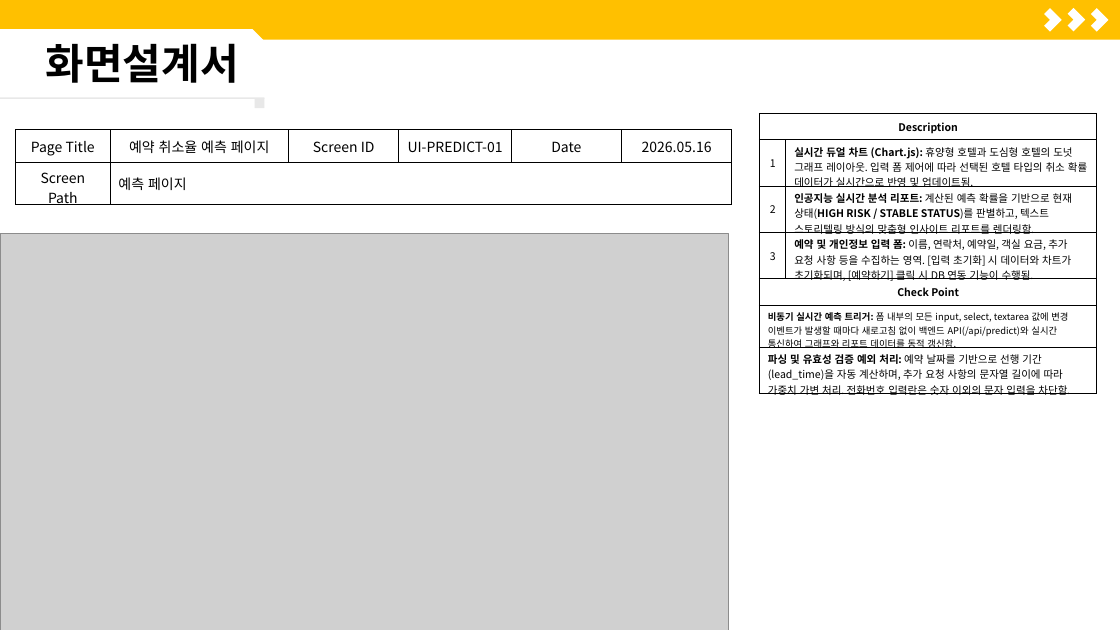
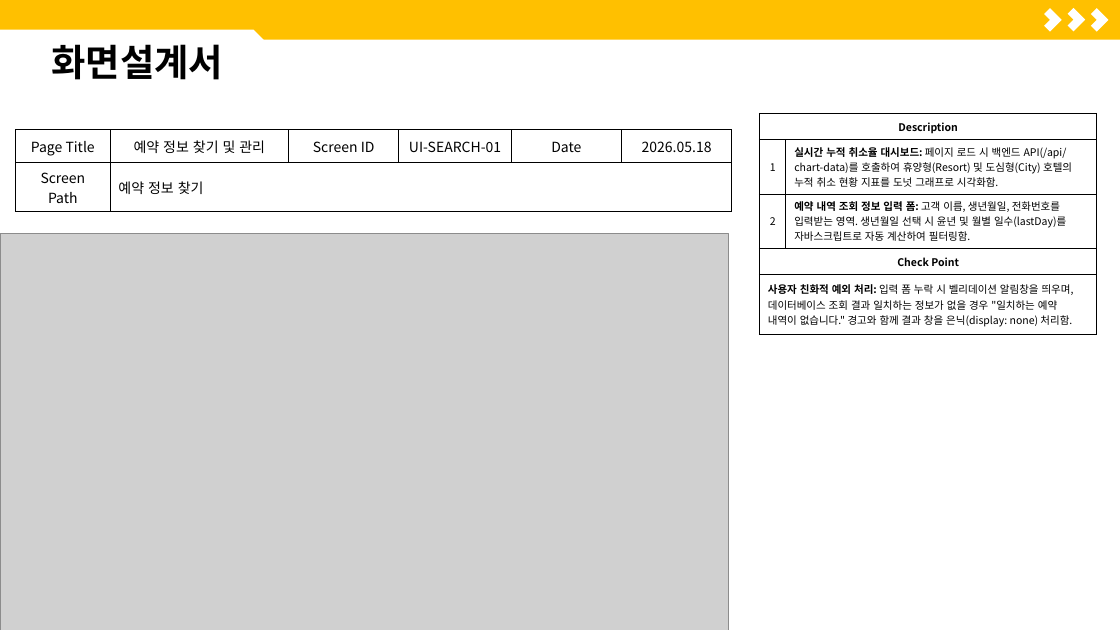
Before and after one commit to ShinHyerin/Hotel-Service-Optimization-AI, a slide deck: slide 14 of presentation/포트폴리오_신혜린.pptx. Drawn at 1120x630 pixels with LibreOffice and Linux fonts; fonts in the diff are those of the drawing; grey boxes stand for pictures. Boxes give left, top, right and bottom in pixels: in the first picture for what was removed or moved away, otherwise in the second. Text is boxed around its words. In the diff, an @@ line names an element or a change of style, - is before the commit and + after.

Commit message:
Design: Update PowerPoint presentation template and slide layouts

```diff
--- a/presentation/포트폴리오_신혜린.pptx
+++ b/presentation/포트폴리오_신혜린.pptx
@@ snip rect: place and size @@
-snip rect at [0, 29, 265, 101]
+snip rect at [0, 29, 265, 96]
@@ text "화면설계서" at [51, 44, 223, 80]: size 36 to 32 pt; vertical alignment top to middle @@
@@ rectangle removed at [0, 97, 265, 99] @@
@@ rectangle removed at [255, 98, 265, 108] @@
@@ table at [760, 113, 1096, 331] @@
-row 2: 1 | 실시간 듀얼 차트 (Chart.js): 휴양형 호텔과 도심형 호텔의 도넛 그래프 레이아웃. 입력 폼 제어에 따라 선택된 호텔 타입의 취소 확률 데이터가 실시간으로 반영 및 업데이트됨.
-row 3: 2 | 인공지능 실시간 분석 리포트: 계산된 예측 확률을 기반으로 현재 상태(HIGH RISK / STABLE STATUS)를 판별하고, 텍스트 스토리텔링 방식의 맞춤형 인사이트 리포트를 렌더링함.
-row 4: 3 | 예약 및 개인정보 입력 폼: 이름, 연락처, 예약일, 객실 요금, 추가 요청 사항 등을 수집하는 영역. [입력 초기화] 시 데이터와 차트가 초기화되며, [예약하기] 클릭 시 DB 연동 기능이 수행됨.
+row 2: 1 | 실시간 누적 취소율 대시보드: 페이지 로드 시 백엔드 API(/api/chart-data)를 호출하여 휴양형(Resort) 및 도심형(City) 호텔의 누적 취소 현황 지표를 도넛 그래프로 시각화함.
+row 3: 2 | 예약 내역 조회 정보 입력 폼: 고객 이름, 생년월일, 전화번호를 입력받는 영역. 생년월일 선택 시 윤년 및 월별 일수(lastDay)를 자바스크립트로 자동 계산하여 필터링함.
-row 6: 비동기 실시간 예측 트리거: 폼 내부의 모든 input, select, textarea 값에 변경 이벤트가 발생할 때마다 새로고침 없이 백엔드 API(/api/predict)와 실시간 통신하여 그래프와 리포트 데이터를 동적 갱신함. | 
-row 7: 파싱 및 유효성 검증 예외 처리: 예약 날짜를 기반으로 선행 기간(lead_time)을 자동 계산하며, 추가 요청 사항의 문자열 길이에 따라 가중치 가변 처리. 전화번호 입력란은 숫자 이외의 문자 입력을 차단함. | 
+row 5: 사용자 친화적 예외 처리: 입력 폼 누락 시 벨리데이션 알림창을 띄우며, 데이터베이스 조회 결과 일치하는 정보가 없을 경우 "일치하는 예약 내역이 없습니다." 경고와 함께 결과 창을 은닉(display: none) 처리함. | 
@@ table at [16, 129, 732, 207] @@
-row 1: Page Title | 예약 취소율 예측 페이지 | Screen ID | UI-PREDICT-01 | Date | 2026.05.16
+row 1: Page Title | 예약 정보 찾기 및 관리 | Screen ID | UI-SEARCH-01 | Date | 2026.05.18
-row 2, column 2: 예측 페이지
+row 2, column 2: 예약 정보 찾기
```
Also in this commit, not shown: 14 other slides changed, 10 slides added, 1 slide removed.
